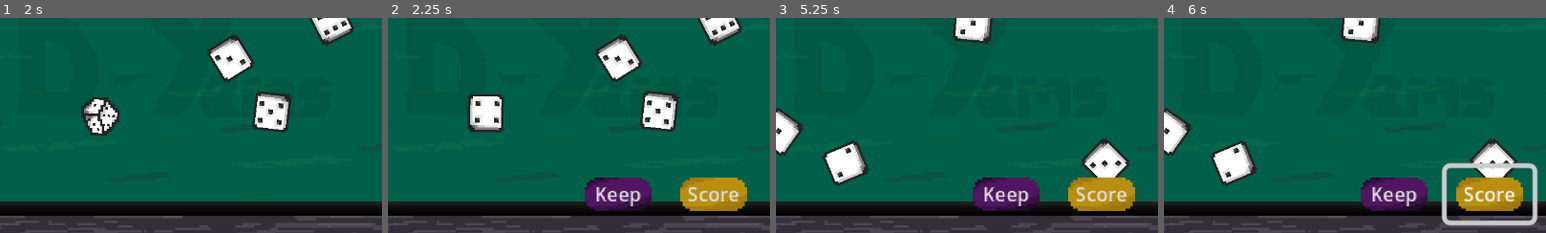
Above: before the commit, frames 1-4 (left to right).
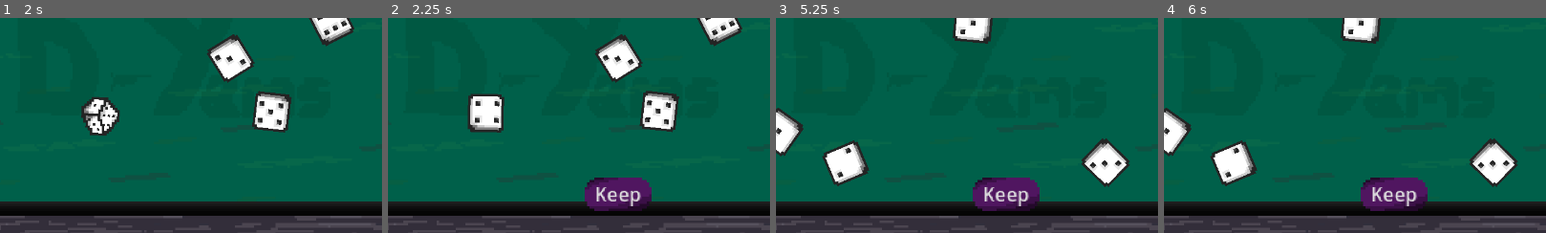
Above: after the commit, the same moments.

Repository: geoffrey66280/D-yams
Game: Godot game, scene res://scenes/game.tscn
Two runs of this game, one before a commit and one after it. Both use one fixed random seed, a clock stepped at 60 frames per second and the inputs below. This scene is started directly instead of the project's main scene.
Inputs (mouse positions are % of the whole screen's width and height, from its top left):
- Up to frame 1 (2 s): click "Throw" at 0.5 s; click "Throw" at 1.25 s
- Up to frame 2 (2.25 s): click "Throw" at 2 s
- Up to frame 3 (5.25 s): click "Keep" at 2.75 s; click "Throw" at 3.5 s; click "Throw" at 4.25 s; move the mouse to (40, 48) at 5.02 s; click (40, 48) at 5.17 s
- Up to frame 4 (6 s): click (77, 74) at 5.75 s, where only the run before the commit has a clickable "Score"
The pictures show only the part of the screen within x 34-84%, y 33-83%; the shares and areas given below are measured in that part.

Frame 1 is identical in both runs. In frame 2, 2.5% of the frame differs, in the area x 76-94%, y 74-90%; in frame 3, 2.5%; in frame 4, 4.6%, in the area x 72-98%, y 67-97%.

Commit message:
feat: detect combination function

Diff:
--- a/scripts/dice.gd
+++ b/scripts/dice.gd
@@ -60,7 +60,6 @@
 	global_transform.origin = base_position
 	rotation = 0
 
-
 func _on_input_event(viewport: Node, event: InputEvent, shape_idx: int) -> void:
 	if(throwable):
 		if event is InputEventMouseButton and event.pressed and event.button_index == MOUSE_BUTTON_LEFT:
--- a/scripts/level_information.gd
+++ b/scripts/level_information.gd
@@ -52,6 +52,21 @@
 		"tokens": 20,
 		"mult": 3,
 		},
+		{
+		"name": "Double pair",
+		"tokens": 20,
+		"mult": 2,
+		},
+		{
+		"name": "Pair",
+		"tokens": 10,
+		"mult": 2,
+		},
+		{
+		"name": "Chance",
+		"tokens": 10,
+		"mult": 1,
+		},
 	],
 }
 
@@ -83,3 +98,63 @@
 			token += combination["name"]["tokens"]
 			final_score = token * combination["name"]["mult"]
 	return final_score
+
+
+func detect_combination(dices: Array):
+	var combinations = []
+	var num_pairs = 0
+	var counts = {}
+	var sorted_dice = dices.duplicate()
+	sorted_dice.sort()
+
+	for dice in sorted_dice:
+		counts[dice] = counts.get(dice, 0) + 1
+	var values = counts.values()
+
+	# --- YAMS ---
+	if values.has(5):
+		combinations.append("D-yams")
+
+	# --- Double Pair ---
+	for v in values:
+		if v == 2:
+			num_pairs += 1
+	if num_pairs == 2:
+		combinations.append("Double pair")
+
+	# --- Pair ---
+	if values.has(2) and not values.has(3):
+		combinations.append("Pair")
+
+	# --- 4 OF A KIND ---
+	if values.has(4):
+		combinations.append("4 of a kind")
+
+	# --- FULL HOUSE ---
+	if values.has(3) and values.has(2):
+		combinations.append("Full house")
+
+	# --- 3 OF A KIND ---
+	if values.has(3) and not values.has(2):
+		combinations.append("3 of a kind")
+
+	 # --- LARGE STRAIGHT (1-5 ou 2-6) ---
+	var large1 = [1,2,3,4,5]
+	var large2 = [2,3,4,5,6]
+	if sorted_dice == large1 or sorted_dice == large2:
+		combinations.append("Large straight")
+
+	# --- SMALL STRAIGHT (4 dés consécutifs dans les 5) ---
+	var unique = sorted_dice.duplicate()
+	unique = unique.uniq()
+	var cons = 1
+	for i in range(1, unique.size()):
+		if unique[i] == unique[i-1] + 1:
+			cons += 1
+		else:
+			cons = 1
+
+		if cons >= 4:
+			combinations.append("Small straight")
+			break
+	return combinations
--- a/scripts/throwing_dices.gd
+++ b/scripts/throwing_dices.gd
@@ -63,7 +63,8 @@
 		$ThrowButton.disabled = true
 		if(throwing_count > 0):
 			$KeepButton.show()
-		$ScoreButton.show()
+		else:
+			$ScoreButton.show()
 	else:
 		$KeepButton.hide()
 		$ScoreButton.hide()
Not shown: 1 places in scenes/game.tscn that only renumber resources
